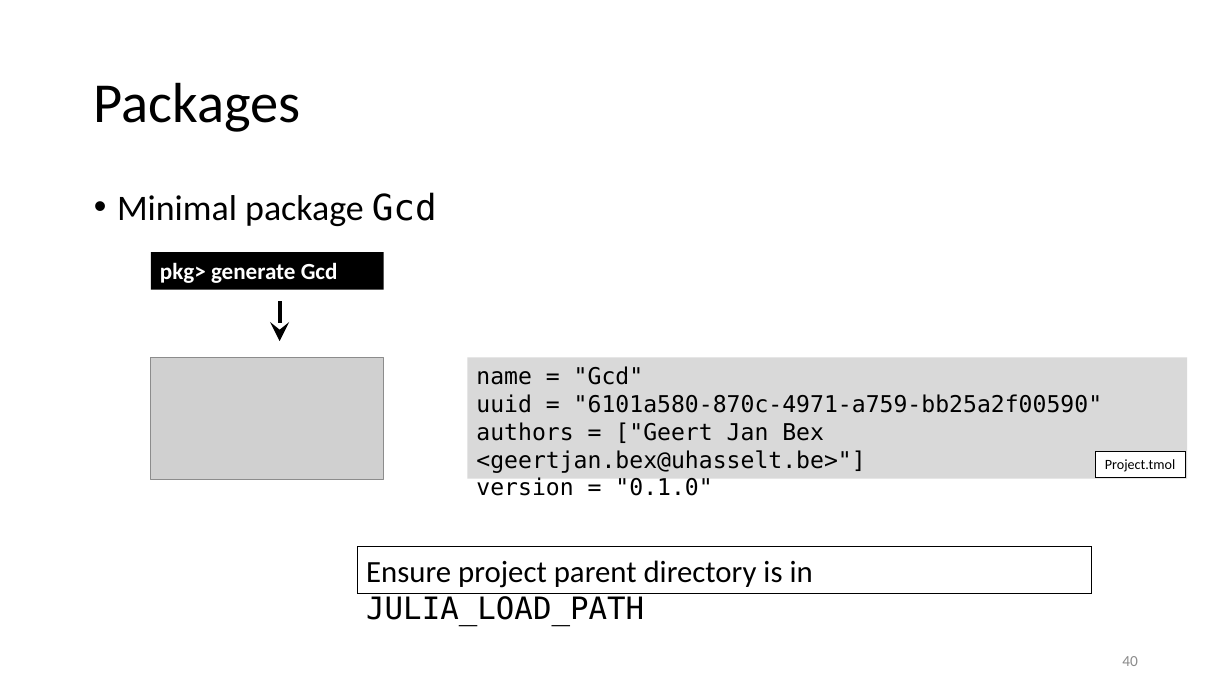
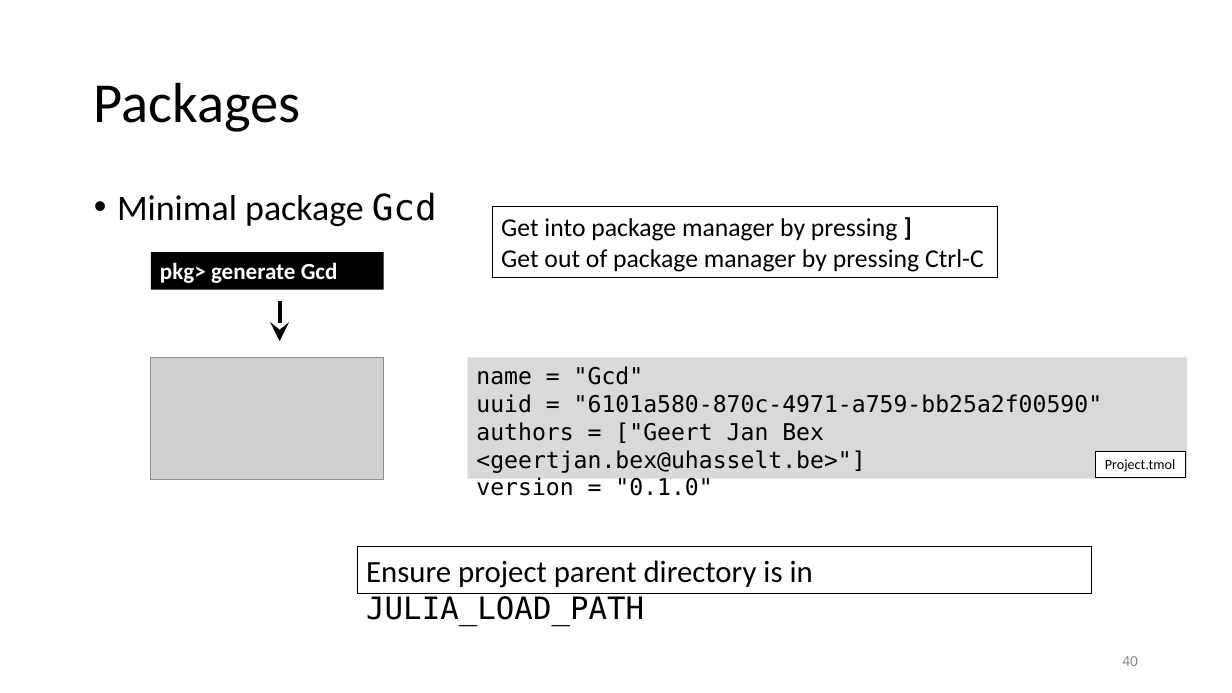
Before and after one commit to gjbex/Julia_good_bad_ugly, a slide deck: slide 40 of julia_good_back_ugly.pptx. Drawn at 1232x693 pixels with LibreOffice and Linux fonts; fonts in the diff are those of the drawing; grey boxes stand for pictures. Boxes give left, top, right and bottom in pixels: in the first picture for what was removed or moved away, otherwise in the second. Text is boxed around its words. In the diff, an @@ line names an element or a change of style, - is before the commit and + after.

Commit message:
Add remark to get into and out of package manager

```diff
--- a/julia_good_back_ugly.pptx
+++ b/julia_good_back_ugly.pptx
@@ rectangle added at (493, 206, 998, 277), outline #000000 0.75 pt, 20 pt, text #000000 @@
+Get into package manager by pressing ]
+Get out of package manager by pressing Ctrl-C
```
